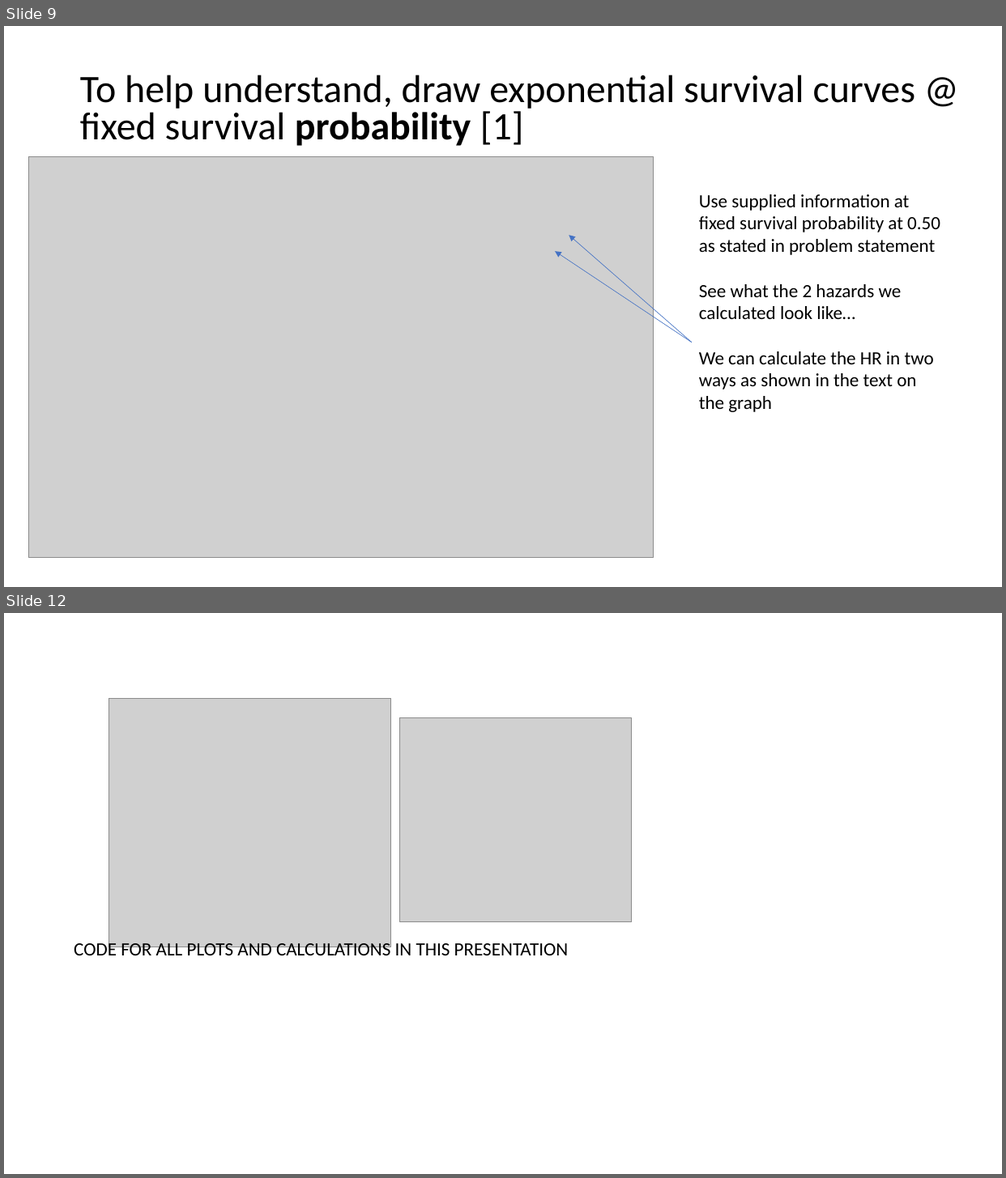
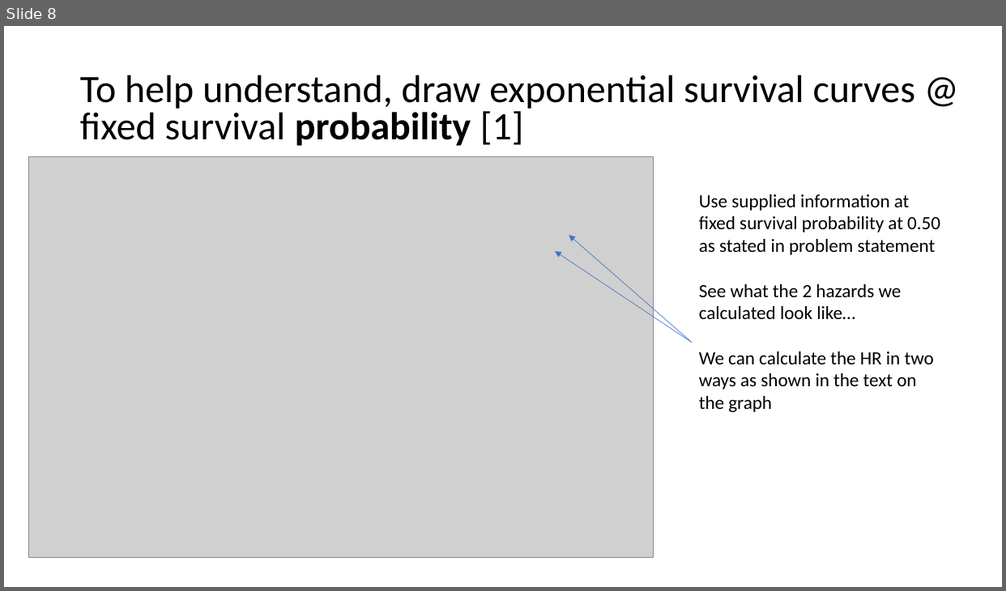
Before and after one commit to eamonn2014/SURVIVAL-POWER, a slide deck: Survival Sample Size Presentation July 2021.odp. Shown one above the other, each under a label of ours: slides 9 and 12 before the commit, slide 8 after it; the slides between them are not shown. The pictures are 1006x1178 and 1006x591 pixels, drawn with LibreOffice and Linux fonts; fonts in the diff are those of the drawing; grey boxes stand for pictures. Boxes give left, top, right and bottom in pixels: in the first picture for what was removed or moved away, otherwise in the second. Text is boxed around its words. In the diff, an @@ line names an element or a change of style, - is before the commit and + after.

```diff
--- a/Survival Sample Size Presentation July 2021.odp
+++ b/Survival Sample Size Presentation July 2021.odp
@@ slide 12 removed at bbox=[4, 613, 1002, 1174], background #FFFFFF @@
@@ picture removed at bbox=[108, 698, 391, 948] @@
@@ picture removed at bbox=[400, 717, 632, 922] @@
@@ text removed at bbox=[74, 940, 569, 961] @@
-CODE FOR ALL PLOTS AND CALCULATIONS IN THIS PRESENTATION
@@ what was slide 9 is now slide 8 @@
```
Also in this commit, not shown: 13 slides changed, 3 slides added, 1 other file.
